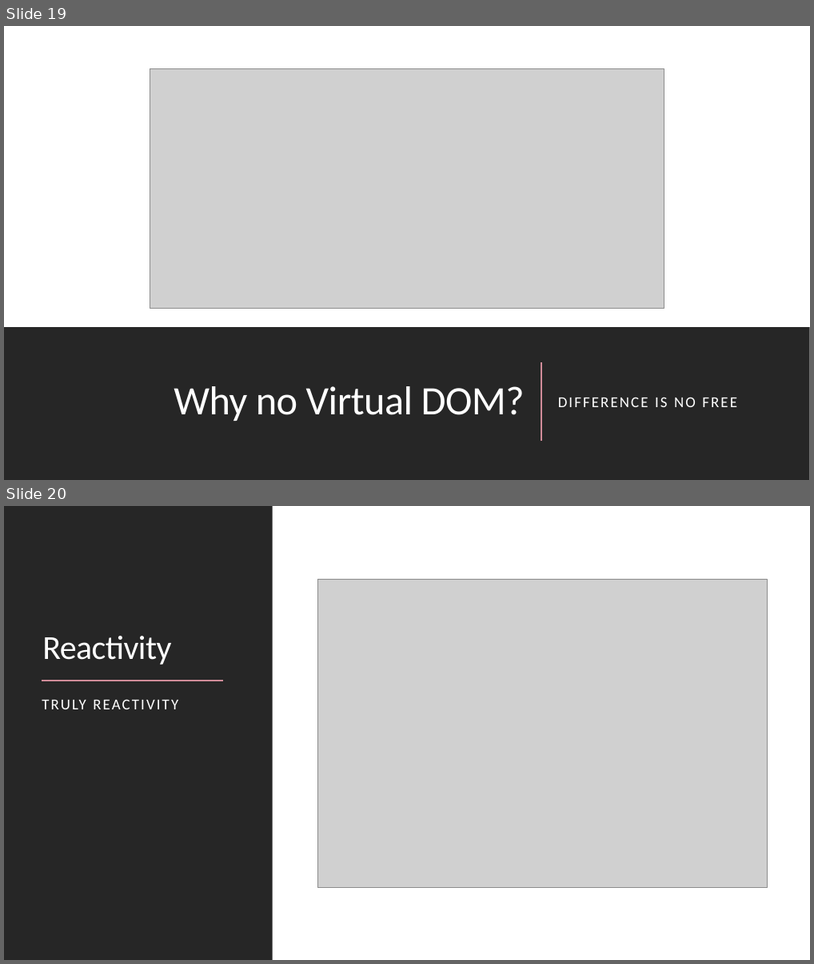
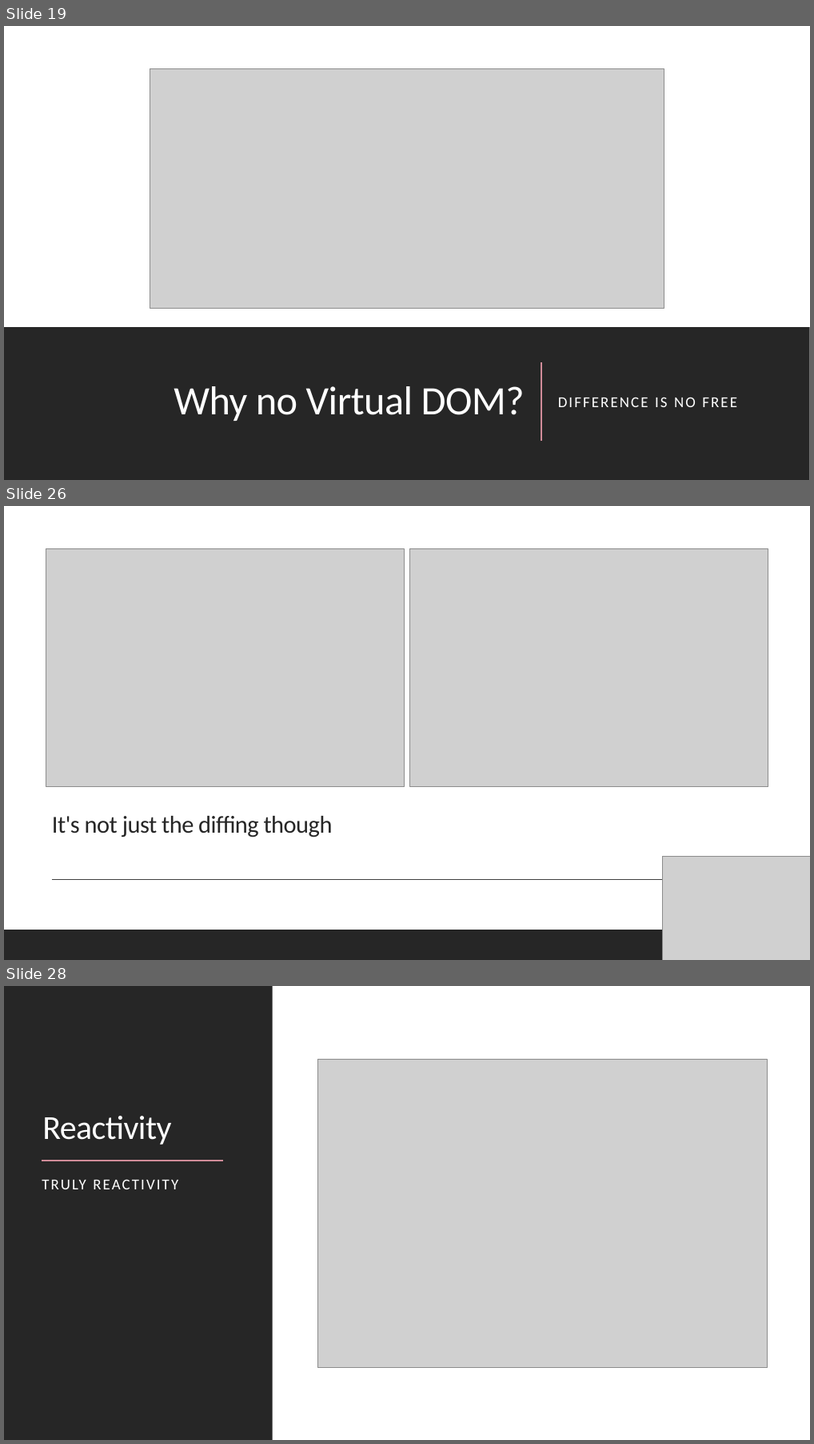
Before and after one commit to the-homeless-god/Profile, a slide deck: Presentations/Svelte framework.pptx. Shown one above the other, each under a label of ours: slides 19 and 20 before the commit, slides 19, 26 and 28 after it; the slides between them are not shown. The pictures are 814x964 and 814x1444 pixels, drawn with LibreOffice and Linux fonts; fonts in the diff are those of the drawing; grey boxes stand for pictures. Boxes give left, top, right and bottom in pixels: in the first picture for what was removed or moved away, otherwise in the second. Text is boxed around its words. In the diff, an @@ line names an element or a change of style, - is before the commit and + after.

```diff
--- a/Presentations/Svelte framework.pptx
+++ b/Presentations/Svelte framework.pptx
@@ slide 26 added at [4, 506, 810, 960], background #FFFFFF @@
@@ rectangle added at [4, 506, 810, 960], fill #FFFFFF @@
@@ picture added at [46, 548, 404, 787] @@
@@ picture added at [410, 548, 769, 787] @@
@@ title added at [52, 816, 333, 837], 29 pt, text #262626 @@
+It's not just the diffing though
@@ picture added at [663, 856, 810, 960] @@
@@ line added from (52, 880) to (747, 880), #404040 1 pt @@
@@ rectangle added at [4, 929, 810, 960], fill #262626 @@
@@ what was slide 20 is now slide 28 @@
```
Also in this commit, not shown: 1 slide changed, 8 other slides added.
